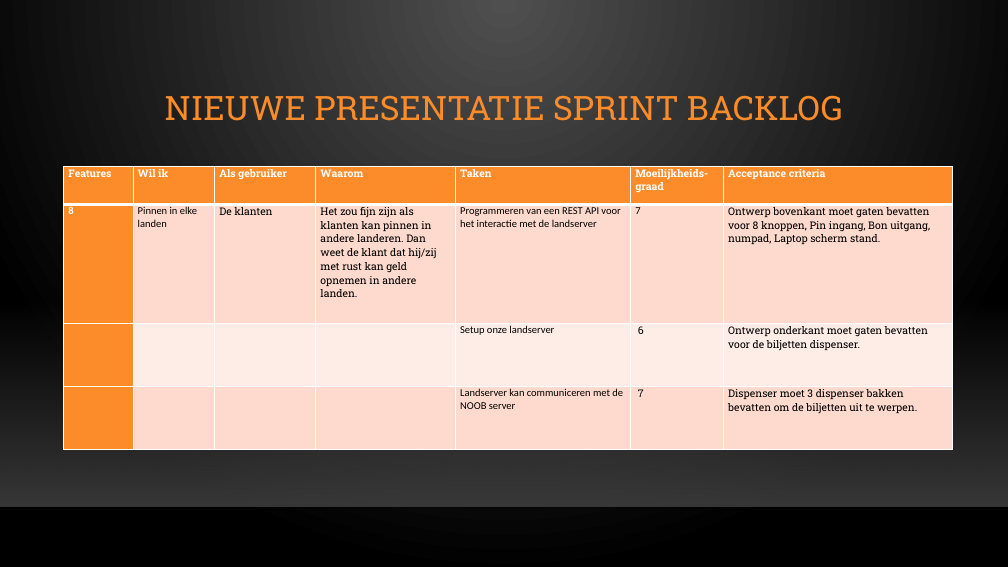
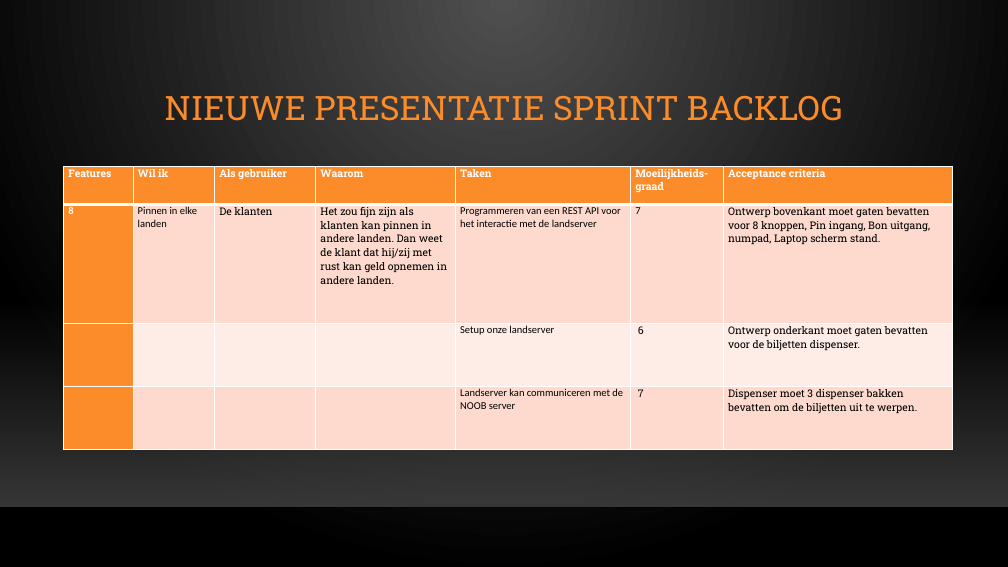
Before and after one commit to OG-netizen/Project-3-4, a slide deck: slide 8 of Sprint Planning/Scrum meeting 5.pptx. Drawn at 1008x567 pixels with LibreOffice and Linux fonts; fonts in the diff are those of the drawing; background and template pictures are left out. Boxes give left, top, right and bottom in pixels: in the first picture for what was removed or moved away, otherwise in the second. Text is boxed around its words. In the diff, an @@ line names an element or a change of style, - is before the commit and + after.

Commit message:
dia

```diff
--- a/Sprint Planning/Scrum meeting 5.pptx
+++ b/Sprint Planning/Scrum meeting 5.pptx
@@ table at [64,166,954,450] @@
-row 2, column 4: Het zou fijn zijn als klanten kan pinnen in andere landeren. Dan weet de klant dat hij/zij met rust kan geld opnemen in andere landen.
+row 2, column 4: Het zou fijn zijn als klanten kan pinnen in andere landen. Dan weet de klant dat hij/zij met rust kan geld opnemen in andere landen.
```
Also in this commit, not shown: 1 other slide changed.
